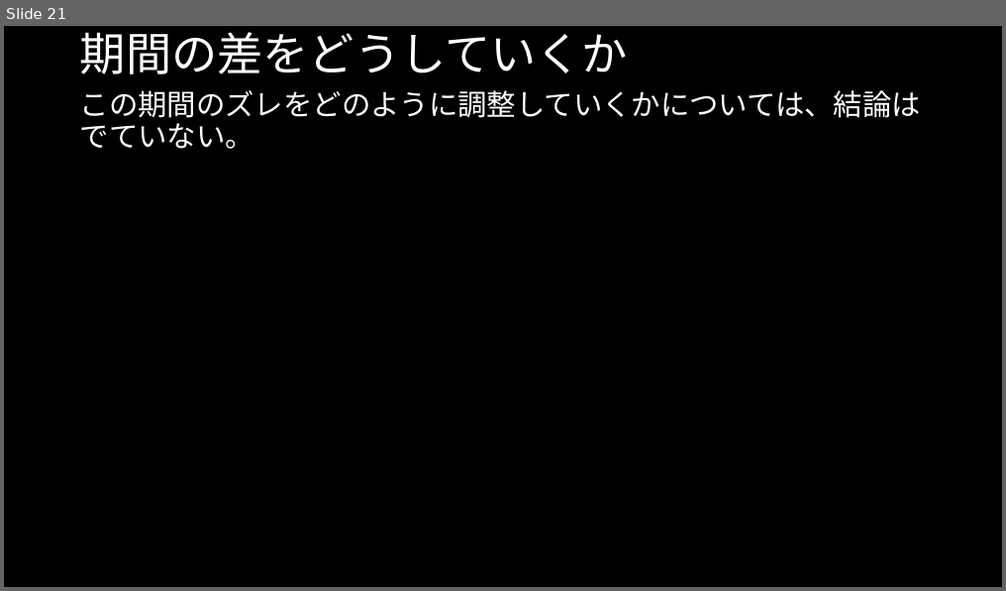
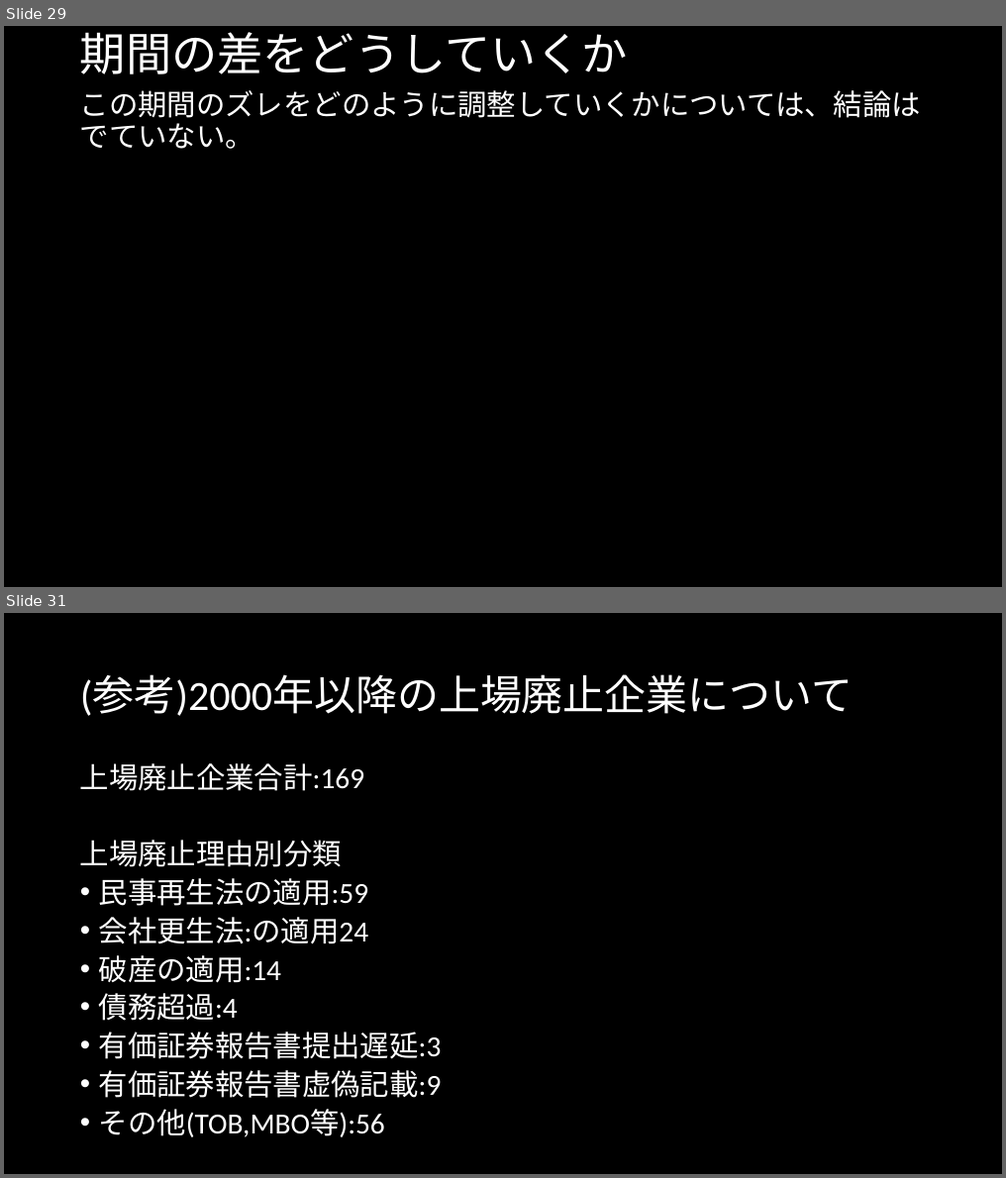
Before and after one commit to MAGA-Phantom/OperationSotsuron, a slide deck: 倒産の研究(仮).pptx. Shown one above the other, each under a label of ours: slide 21 before the commit, slides 29 and 31 after it; the slides between them are not shown. The pictures are 1006x591 and 1006x1178 pixels, drawn with LibreOffice and Linux fonts; fonts in the diff are those of the drawing. Boxes give left, top, right and bottom in pixels: in the first picture for what was removed or moved away, otherwise in the second. Text is boxed around its words. In the diff, an @@ line names an element or a change of style, - is before the commit and + after.

```diff
--- a/倒産の研究(仮).pptx
+++ b/倒産の研究(仮).pptx
@@ slide 31 added at (4, 613, 1002, 1174), background #000000 @@
@@ title added at (80, 676, 853, 716), 40 pt, text #FFFFFF @@
+(参考)2000年以降の上場廃止企業について
@@ text added at (80, 763, 442, 1138), 28 pt, text #FFFFFF @@
+上場廃止企業合計:169
+上場廃止理由別分類
+• 民事再生法の適用:59
+• 会社更生法:の適用24
+• 破産の適用:14
+• 債務超過:4
+• 有価証券報告書提出遅延:3
+• 有価証券報告書虚偽記載:9
+• その他(TOB,MBO等):56
@@ what was slide 21 is now slide 29 @@
```
Also in this commit, not shown: 6 slides changed, 9 other slides added, 1 other file.
